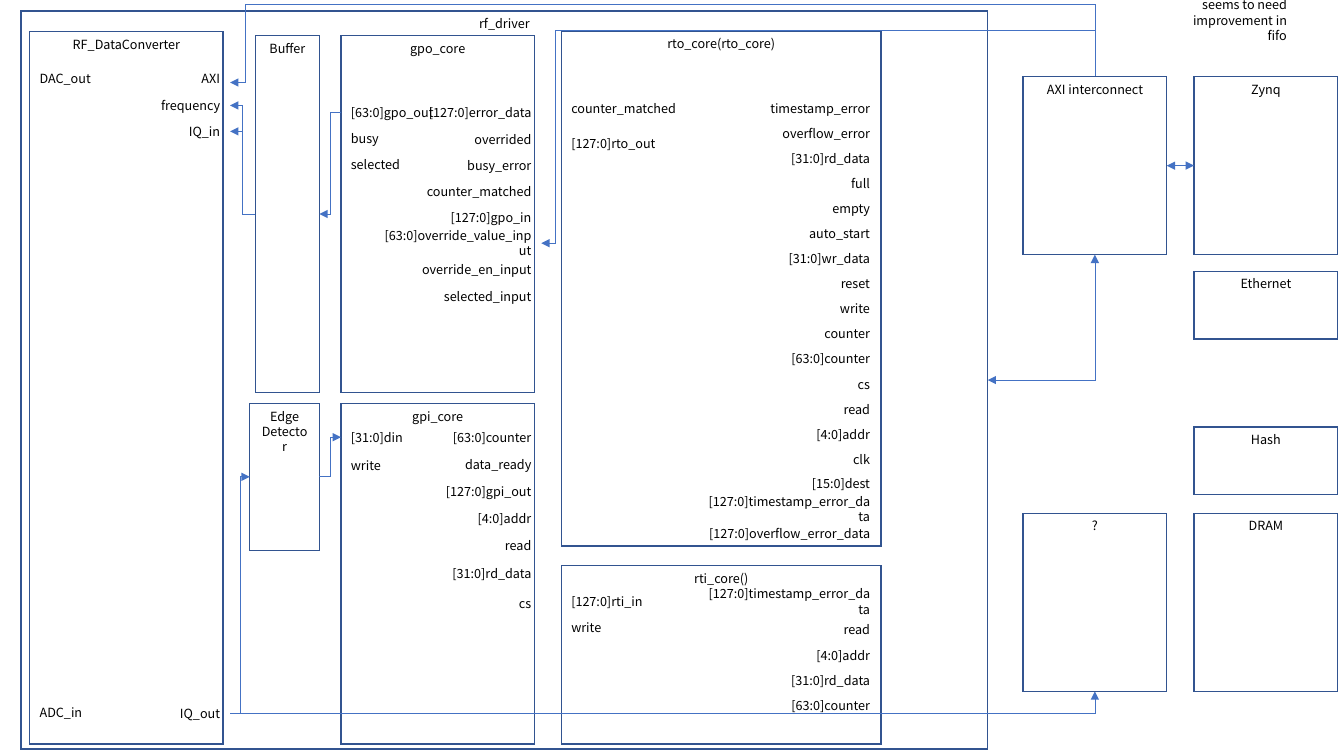
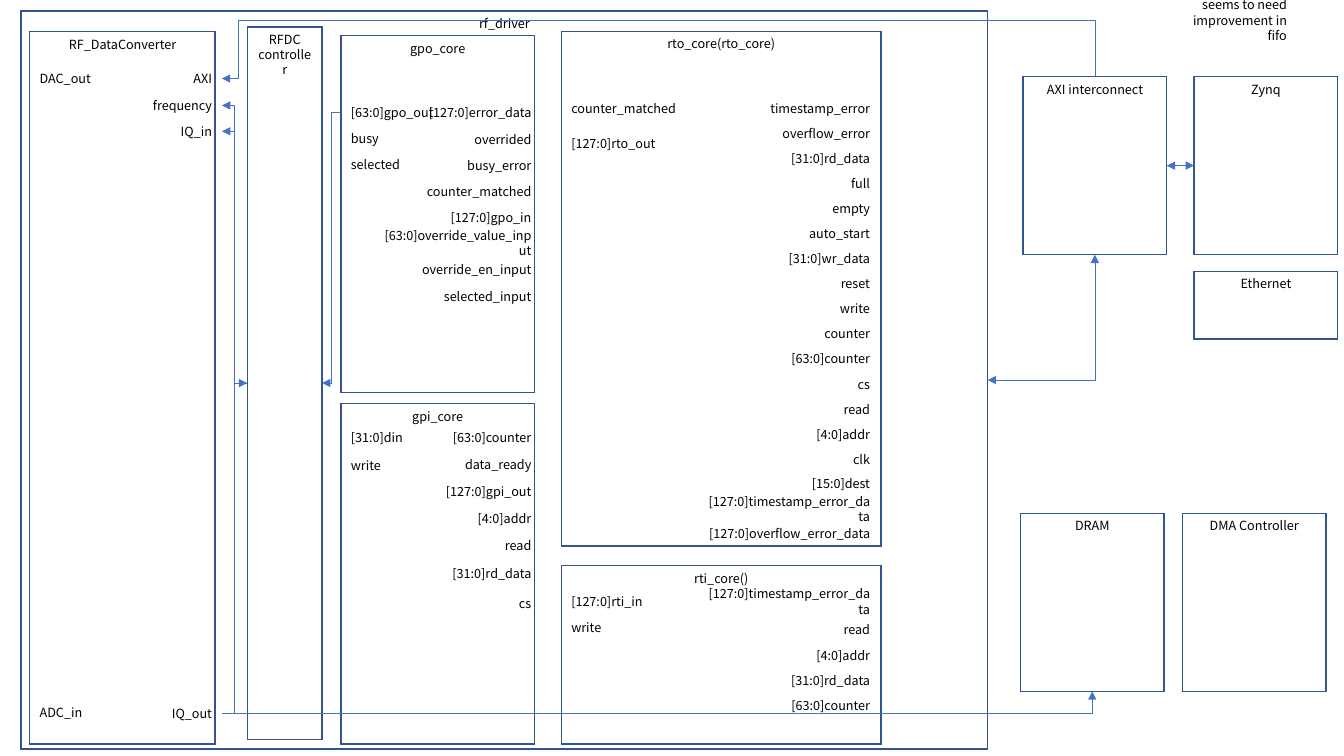
Before and after one commit to snu-quiqcl/RFSoC, a slide deck: slide 2 of Documents/RFSoC_Design.pptx (slide 3 before the commit). Drawn at 1344x756 pixels with LibreOffice and Linux fonts; fonts in the diff are those of the drawing. Boxes give left, top, right and bottom in pixels: in the first picture for what was removed or moved away, otherwise in the second. Text is boxed around its words. In the diff, an @@ line names an element or a change of style, - is before the commit and + after.

```diff
--- a/Documents/RFSoC_Design.pptx
+++ b/Documents/RFSoC_Design.pptx
@@ elbow arrow moved from (1095, 77) - (230, 83) to (1095, 77) - (222, 79) @@
@@ rectangle "RFDC": place and size @@
-rectangle "RFDC" at bbox=[255, 35, 320, 392]
+rectangle "RFDC" at bbox=[247, 27, 322, 740]
@@ rectangle "RF_DataConverter": place and size @@
-rectangle "RF_DataConverter" at bbox=[29, 31, 223, 744]
+rectangle "RF_DataConverter" at bbox=[30, 31, 216, 744]
@@ text in rectangle at bbox=[269, 34, 301, 44]: text changed @@
-Buffer
+RFDC
+controller
@@ elbow arrow removed from (1095, 77) to (541, 243) @@
@@ text "AXI": place and size @@
-text "AXI" at bbox=[201, 73, 220, 83]
+text "AXI" at bbox=[193, 73, 212, 83]
@@ text "frequency": place and size @@
-text "frequency" at bbox=[161, 100, 220, 113]
+text "frequency" at bbox=[153, 100, 212, 113]
@@ text "IQ_in": place and size @@
-text "IQ_in" at bbox=[189, 126, 220, 139]
+text "IQ_in" at bbox=[181, 126, 212, 139]
@@ elbow arrow moved from (255, 214) - (230, 106) to (247, 383) - (222, 106) @@
@@ elbow arrow moved from (341, 112) - (320, 214) to (341, 112) - (323, 383) @@
@@ elbow arrow moved from (255, 214) - (230, 131) to (247, 383) - (222, 131) @@
@@ elbow arrow moved from (230, 713) - (250, 477) to (222, 713) - (247, 383) @@
@@ rectangle removed at bbox=[250, 403, 320, 551] @@
-Edge Detector
@@ elbow arrow removed from (320, 477) to (341, 438) @@
@@ rectangle removed at bbox=[1195, 427, 1339, 495] @@
-Hash
@@ rectangle "DRAM": place and size @@
-rectangle "DRAM" at bbox=[1195, 513, 1339, 692]
+rectangle "DRAM" at bbox=[1020, 513, 1165, 692]
@@ rectangle removed at bbox=[1023, 513, 1168, 692] @@
-?
@@ rectangle added at bbox=[1183, 513, 1327, 692], outline #325491 1 pt, 9 pt, text #000000 @@
+DMA Controller
@@ text "IQ_out": place and size @@
-text "IQ_out" at bbox=[180, 708, 220, 721]
+text "IQ_out" at bbox=[172, 708, 212, 721]
@@ elbow arrow moved from (230, 713) - (1095, 692) to (222, 713) - (1093, 692) @@
```
Also in this commit, not shown: 1 slide removed, 34 other files.
